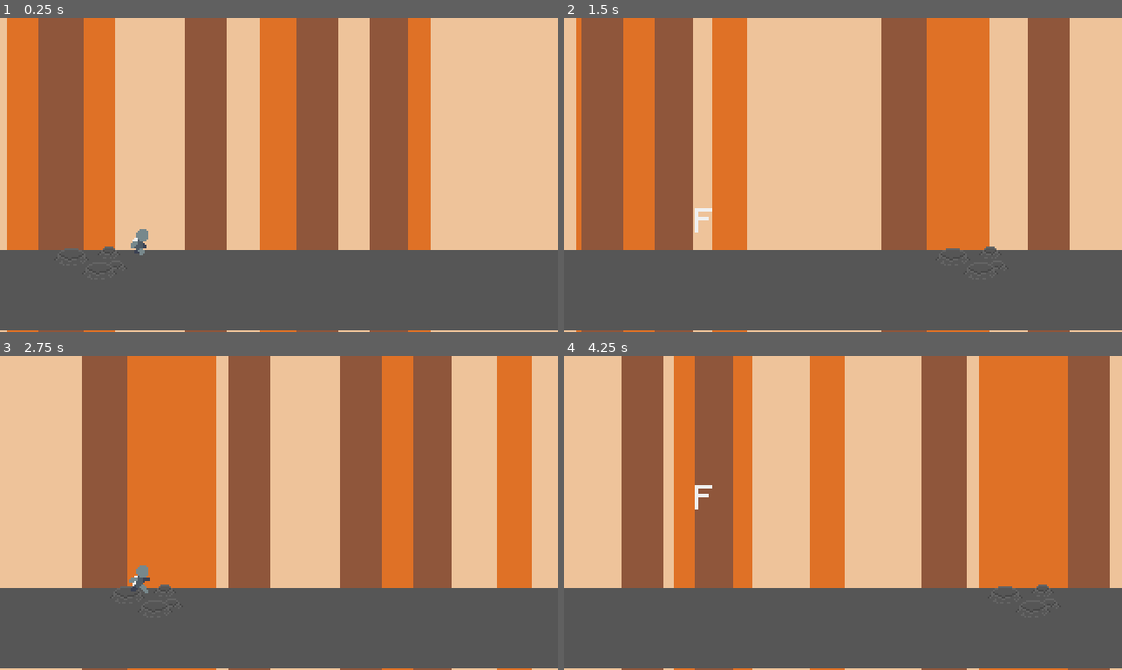
Above: before the commit, frames 1-4 (two rows, left to right).
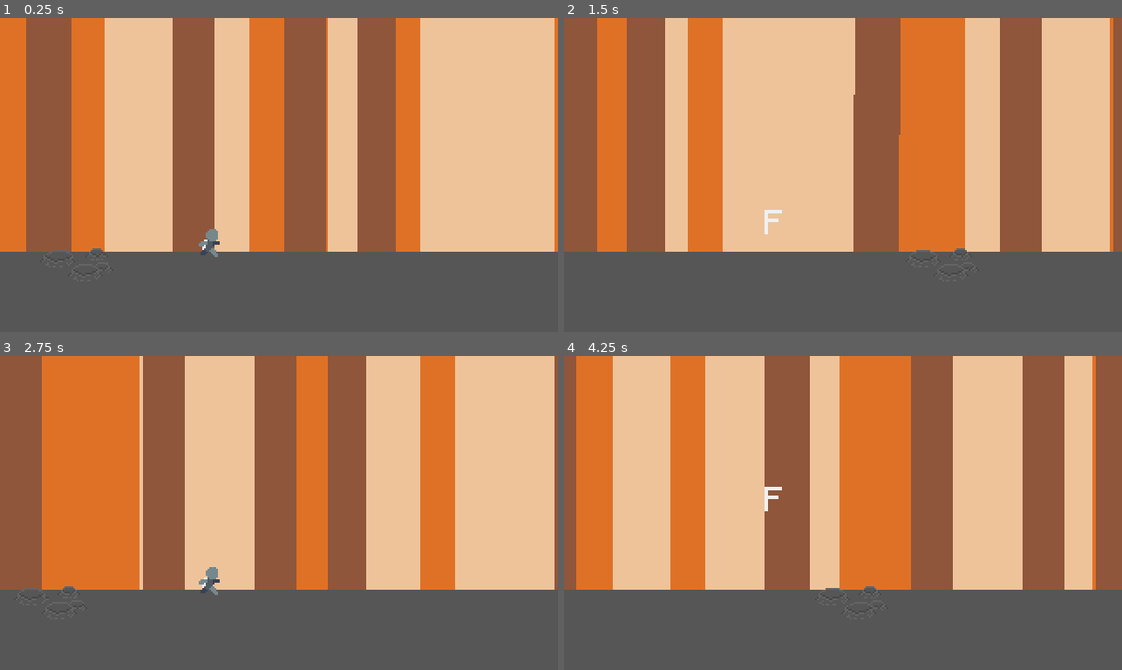
Above: after the commit, the same moments.

Repository: thigoap/godot_runner
Game: Godot game, scene res://Scenes/Level01.tscn
Two runs of this game, one before a commit and one after it. Both use one fixed random seed, a clock stepped at 60 frames per second and the inputs below.
Inputs:
- Up to frame 1 (0.25 s): no input
- Up to frame 2 (1.5 s): hold X (KeyDash) 0.53-1.28 s; tap Space (KeyJump) at 0.77, 1.07 s; tap K (KeyShoot, bound only before the commit) at 0.8, 1.35 s
- Up to frame 3 (2.75 s): tap Space (KeyJump) at 1.52, 1.82 s; tap L (KeyShootFront, bound only after the commit) at 1.55, 2.1 s; hold Space (KeyJump) from 2.03 s (still down)
- Up to frame 4 (4.25 s): release Space (KeyJump) at 2.78 s; tap Space (KeyJump) at 2.85, 3.02, 3.32, 3.77, 4.07 s; tap X (KeyDash) at 3.05 s; hold X (KeyDash) from 3.53 s (still down); tap K (KeyShoot, bound only before the commit) at 3.8 s

The runs differ from the first frame. In frame 1, 20% of the frame differs, in the area x 0-100%, y 0-100%; in frame 2, 40%; in frame 3, 58%; in frame 4, 60%.

Commit message:
Split ShootFront and ShootBack and started the Laser Prefab.

Diff:
--- a/Scenes/Level01.tscn
+++ b/Scenes/Level01.tscn
@@ -2,7 +2,7 @@
 
 [ext_resource type="Script" uid="uid://bow6a38cdbby6" path="res://Scripts/level.gd" id="1_cmgkd"]
 [ext_resource type="PackedScene" uid="uid://d1g2pf0788cka" path="res://Scenes/Background.tscn" id="2_3447m"]
-[ext_resource type="PackedScene" uid="uid://b56h7qcdgdwhx" path="res://Scenes/Runner.tscn" id="3_t0sul"]
+[ext_resource type="PackedScene" uid="uid://b56h7qcdgdwhx" path="res://Scenes/Prefabs/Runner.tscn" id="3_t0sul"]
 [ext_resource type="Texture2D" uid="uid://cmft1xv64a8yg" path="res://Sprites/Environment/ground01.png" id="4_30kwv"]
 
 [sub_resource type="RectangleShape2D" id="RectangleShape2D_8nwny"]
@@ -19,7 +19,7 @@
 [node name="Ground" type="Node2D" parent="."]
 
 [node name="StaticBody2D" type="StaticBody2D" parent="Ground"]
-position = Vector2(180, 155)
+position = Vector2(180, 156)
 
 [node name="Sprite2D" type="Sprite2D" parent="Ground/StaticBody2D"]
 texture = ExtResource("4_30kwv")
@@ -29,7 +29,7 @@
 shape = SubResource("RectangleShape2D_8nwny")
 
 [node name="StaticBody2D2" type="StaticBody2D" parent="Ground"]
-position = Vector2(540, 155)
+position = Vector2(540, 156)
 
 [node name="Sprite2D" type="Sprite2D" parent="Ground/StaticBody2D2"]
 texture = ExtResource("4_30kwv")
@@ -39,7 +39,7 @@
 shape = SubResource("RectangleShape2D_dutcy")
 
 [node name="StaticBody2D3" type="StaticBody2D" parent="Ground"]
-position = Vector2(900, 155)
+position = Vector2(900, 156)
 
 [node name="Sprite2D" type="Sprite2D" parent="Ground/StaticBody2D3"]
 texture = ExtResource("4_30kwv")
@@ -49,7 +49,7 @@
 shape = SubResource("RectangleShape2D_dutcy")
 
 [node name="StaticBody2D4" type="StaticBody2D" parent="Ground"]
-position = Vector2(1260, 155)
+position = Vector2(1260, 156)
 
 [node name="Sprite2D" type="Sprite2D" parent="Ground/StaticBody2D4"]
 texture = ExtResource("4_30kwv")
@@ -59,7 +59,7 @@
 shape = SubResource("RectangleShape2D_dutcy")
 
 [node name="StaticBody2D5" type="StaticBody2D" parent="Ground"]
-position = Vector2(1418, 102)
+position = Vector2(1418, 103)
 
 [node name="Sprite2D" type="Sprite2D" parent="Ground/StaticBody2D5"]
 texture = ExtResource("4_30kwv")
@@ -69,7 +69,7 @@
 shape = SubResource("RectangleShape2D_dutcy")
 
 [node name="Runner" parent="." instance=ExtResource("3_t0sul")]
-position = Vector2(80, 128)
+position = Vector2(120, 128)
 
 [node name="Camera2D" type="Camera2D" parent="."]
 position = Vector2(160, 90)
--- /dev/null
+++ b/Scenes/Prefabs/Laser.tscn
@@ -0,0 +1,14 @@
+[gd_scene load_steps=3 format=3 uid="uid://o51yokdvjrpj"]
+
+[ext_resource type="Texture2D" uid="uid://bnt1ix5dsyrtm" path="res://Sprites/bullet-spritesheet.png" id="1_en5pc"]
+
+[sub_resource type="RectangleShape2D" id="RectangleShape2D_l3nus"]
+size = Vector2(5, 3)
+
+[node name="Laser" type="CharacterBody2D"]
+
+[node name="Sprite2D" type="Sprite2D" parent="."]
+texture = ExtResource("1_en5pc")
+
+[node name="CollisionShape2D" type="CollisionShape2D" parent="."]
+shape = SubResource("RectangleShape2D_l3nus")
--- a/Scenes/runner.tscn
+++ b/Scenes/Prefabs/Runner.tscn
@@ -9,7 +9,8 @@
 [ext_resource type="Script" uid="uid://cry0kaxiew275" path="res://Scripts/States/state_jumpPeak.gd" id="5_sy845"]
 [ext_resource type="Script" uid="uid://b1beecvc516qr" path="res://Scripts/States/state_fall.gd" id="6_u3biy"]
 [ext_resource type="Script" uid="uid://fev8noj72wd4" path="res://Scripts/States/state_dash.gd" id="9_tid4m"]
-[ext_resource type="Script" uid="uid://boab3cd58g8ql" path="res://Scripts/States/state_shoot.gd" id="10_txt53"]
+[ext_resource type="Script" uid="uid://boab3cd58g8ql" path="res://Scripts/States/state_shootBack.gd" id="10_txt53"]
+[ext_resource type="Script" uid="uid://e4tveo8ju5ls" path="res://Scripts/States/state_shootFront.gd" id="11_aq4gv"]
 
 [sub_resource type="Animation" id="Animation_o7jxn"]
 length = 0.001
@@ -24,18 +25,6 @@
 "transitions": PackedFloat32Array(1),
 "update": 1,
 "values": [0]
-}
-tracks/1/type = "value"
-tracks/1/imported = false
-tracks/1/enabled = true
-tracks/1/path = NodePath("Sprite2D:frame_coords")
-tracks/1/interp = 1
-tracks/1/loop_wrap = true
-tracks/1/keys = {
-"times": PackedFloat32Array(0),
-"transitions": PackedFloat32Array(1),
-"update": 1,
-"values": [Vector2i(0, 1)]
 }
 
 [sub_resource type="Animation" id="Animation_he57y"]
@@ -120,7 +109,23 @@
 }
 
 [sub_resource type="Animation" id="Animation_tid4m"]
-resource_name = "shoot"
+resource_name = "shoot back"
+length = 0.6
+tracks/0/type = "value"
+tracks/0/imported = false
+tracks/0/enabled = true
+tracks/0/path = NodePath("Sprite2D:frame_coords")
+tracks/0/interp = 1
+tracks/0/loop_wrap = true
+tracks/0/keys = {
+"times": PackedFloat32Array(0),
+"transitions": PackedFloat32Array(1),
+"update": 1,
+"values": [Vector2i(0, 4)]
+}
+
+[sub_resource type="Animation" id="Animation_tebkp"]
+resource_name = "shoot front"
 length = 0.6
 tracks/0/type = "value"
 tracks/0/imported = false
@@ -143,7 +148,8 @@
 &"idle": SubResource("Animation_5dyu8"),
 &"jump": SubResource("Animation_0wm00"),
 &"run": SubResource("Animation_xngy1"),
-&"shoot": SubResource("Animation_tid4m")
+&"shoot back": SubResource("Animation_tid4m"),
+&"shoot front": SubResource("Animation_tebkp")
 }
 
 [sub_resource type="RectangleShape2D" id="RectangleShape2D_mmhgl"]
@@ -159,7 +165,9 @@
 texture = ExtResource("1_ph5uf")
 hframes = 6
 vframes = 5
-frame = 6
+
+[node name="ShootMarker2D" type="Marker2D" parent="."]
+position = Vector2(7, 0)
 
 [node name="AnimationPlayer" type="AnimationPlayer" parent="."]
 libraries = {
@@ -199,7 +207,10 @@
 [node name="Dash" type="Node" parent="StateMachine"]
 script = ExtResource("9_tid4m")
 
-[node name="Shoot" type="Node" parent="StateMachine"]
+[node name="ShootBack" type="Node" parent="StateMachine"]
 script = ExtResource("10_txt53")
 
+[node name="ShootFront" type="Node" parent="StateMachine"]
+script = ExtResource("11_aq4gv")
+
 [connection signal="timeout" from="DashTimer" to="StateMachine/Dash" method="_on_dash_timer_timeout"]
--- a/Scripts/States/state_dash.gd
+++ b/Scripts/States/state_dash.gd
@@ -7,13 +7,13 @@
 func EnterState():
 	Name = 'Dash'
 	dash_timer.start()
-	GameManager.game_bckp_speed = GameManager.game_speed
-	GameManager.game_speed = 2 * GameManager.game_speed
+	#GameManager.game_bckp_speed = GameManager.game_speed
+	#GameManager.game_speed = 2 * GameManager.game_speed
 
 
 func ExitState():
 	runner.dashCollider.disabled = false
-	GameManager.game_speed = GameManager.game_bckp_speed
+	#GameManager.game_speed = GameManager.game_bckp_speed
 
 
 func Update(_delta: float):
--- a/Scripts/States/state_shoot.gd
+++ b/Scripts/States/state_shootBack.gd
@@ -1,7 +1,7 @@
 extends PlayerState
 
 func EnterState():
-	Name = 'Shoot'
+	Name = 'ShootBack'
 
 func ExitState():
 	pass
@@ -11,4 +11,4 @@
 	HandleAnimations()
 
 func HandleAnimations():
-	Player.animator.play('shoot')
+	Player.animator.play('shoot back')
--- /dev/null
+++ b/Scripts/States/state_shootFront.gd
@@ -0,0 +1,14 @@
+extends PlayerState
+
+func EnterState():
+	Name = 'ShootFront'
+
+func ExitState():
+	pass
+
+func Update(_delta: float):
+	Player.HandleFalling()
+	HandleAnimations()
+
+func HandleAnimations():
+	Player.animator.play('shoot front')
--- a/Scripts/States/states.gd
+++ b/Scripts/States/states.gd
@@ -6,4 +6,5 @@
 @onready var JumpPeak = $JumpPeak
 @onready var Fall = $Fall
 @onready var Dash = $Dash
-@onready var Shoot = $Shoot
+@onready var ShootBack = $ShootBack
+@onready var ShootFront = $ShootFront
--- a/Scripts/game_manager.gd
+++ b/Scripts/game_manager.gd
@@ -2,7 +2,7 @@
 
 var in_game = false
 var paused = false
-var game_speed: float = 2.0
+var game_speed: float = 2.5
 var game_bckp_speed: float
 
 # Called when the node enters the scene tree for the first time.
--- a/Scripts/level.gd
+++ b/Scripts/level.gd
@@ -7,21 +7,21 @@
 
 const START_SPEED = 2
 const MAX_SPEED = 8
-const RUNNER_START_POS = Vector2i(80,128)
+const RUNNER_START_POS = Vector2i(120,128)
 const CAM_START_POS = Vector2i(160,90)
-
 #endregion
 
 # Called when the node enters the scene tree for the first time.
 func _ready():
-	NewGame()
+	LevelStart()
 
 # Called every frame. 'delta' is the elapsed time since the previous frame.
 func _process(_delta):
 	Camera.position.x += GameManager.game_speed
 	Runner.position.x += GameManager.game_speed
 
-func NewGame():
+
+func LevelStart():
 	Runner.position = RUNNER_START_POS
 	#Runner.velocity = Vector2i(0,0)
 	Camera.position = CAM_START_POS
--- a/Scripts/runner.gd
+++ b/Scripts/runner.gd
@@ -6,6 +6,7 @@
 @onready var collider = $CollisionShape2D
 @onready var dashCollider = $DashCollisionShape2D
 @onready var States = $StateMachine
+const LASER = preload("res://Scenes/Prefabs/Laser.tscn")
 
 const GRAVITY = 700
 const JUMP_VELOCITY = -250
@@ -13,11 +14,10 @@
 
 var jumps = 0
 
-var keyJump = false
 var keyJumpPressed = false
-var keyDash = false
 var keyDashPressed = false
-var keyShootPressed = false
+var keyShootBackPressed = false
+var keyShootFrontPressed = false
 
 # State Machine
 var current_state = null
@@ -33,8 +33,8 @@
 	previous_state = States.Fall
 	current_state = States.Fall
 
-func _draw():
-	current_state.Draw()
+#func _draw():
+	#current_state.Draw()
 
 func _physics_process(delta):
 	GetInputStates()
@@ -55,12 +55,12 @@
 		current_state.EnterState()
 		print('State Change from: ' + previous_state.Name + ' to ' + current_state.Name)
 
+
 func GetInputStates():
-	#keyJump = Input.is_action_pressed("KeyJump")
-	#keyDash = Input.is_action_pressed("KeyDash")
 	keyJumpPressed = Input.is_action_just_pressed("KeyJump")
 	keyDashPressed = Input.is_action_just_pressed("KeyDash")
-	keyShootPressed = Input.is_action_just_pressed("KeyShoot")
+	keyShootBackPressed = Input.is_action_just_pressed("KeyShootBack")
+	keyShootFrontPressed = Input.is_action_just_pressed("KeyShootFront")
 
 
 func HandleDash():
@@ -89,5 +89,7 @@
 
 
 func HandleShoot():
-	if keyShootPressed:
-		ChangeState(States.Shoot)
+	if keyShootBackPressed:
+		ChangeState(States.ShootBack)
+	if keyShootFrontPressed:
+		ChangeState(States.ShootFront)
--- a/project.godot
+++ b/project.godot
@@ -39,9 +39,14 @@
 "events": [Object(InputEventKey,"resource_local_to_scene":false,"resource_name":"","device":-1,"window_id":0,"alt_press …(192 unchanged characters)…
 ]
 }
-KeyShoot={
+KeyShootBack={
 "deadzone": 0.5,
 "events": [Object(InputEventKey,"resource_local_to_scene":false,"resource_name":"","device":-1,"window_id":0,"alt_press …(192 unchanged characters)…
+]
+}
+KeyShootFront={
+"deadzone": 0.2,
+"events": [Object(InputEventKey,"resource_local_to_scene":false,"resource_name":"","device":-1,"window_id":0,"alt_pressed":false,"shift_pressed":false,"ctrl_pressed":false,"meta_pressed":false,"pressed":false,"keycode":0,"physical_keycode":76,"key_label":0,"unicode":108,"location":0,"echo":false,"script":null)
 ]
 }
 
Not shown: 1 places in Scenes/Prefabs/Runner.tscn that only renumber resources
Renamed: Scripts/States/state_shoot.gd.uid -> Scripts/States/state_shootBack.gd.uid
Not shown, added: Scripts/States/state_shootFront.gd.uid
Binary file added: Sprites/bullet-spritesheet.png
Not shown, added: Sprites/bullet-spritesheet.png.import
